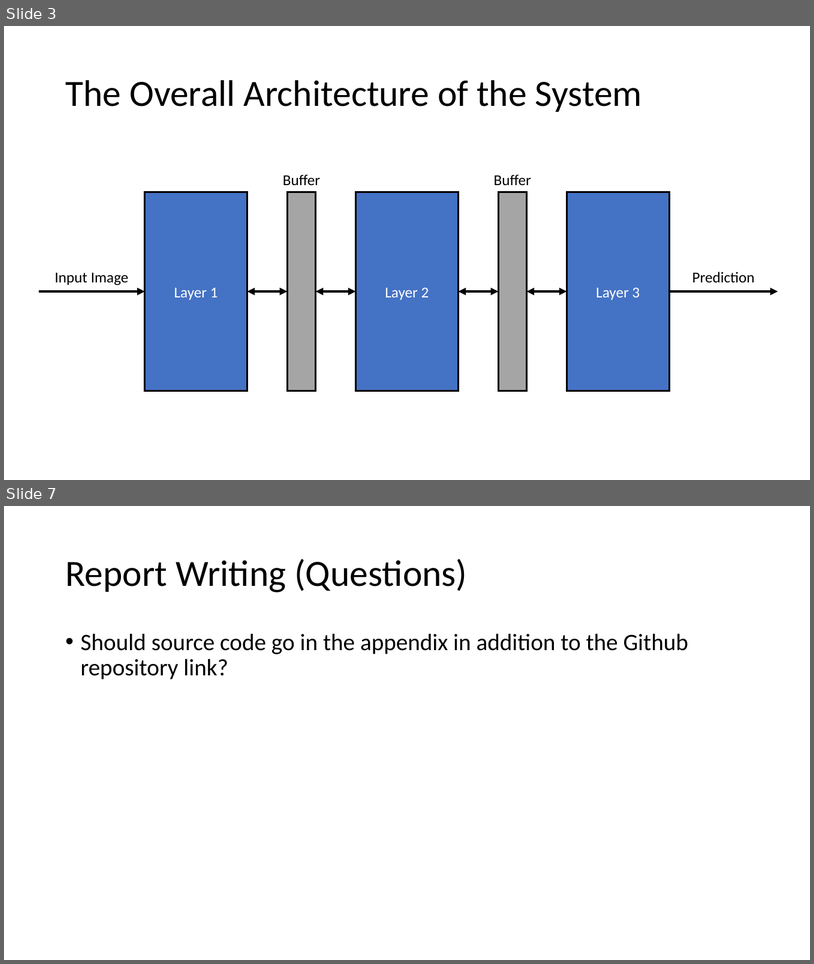
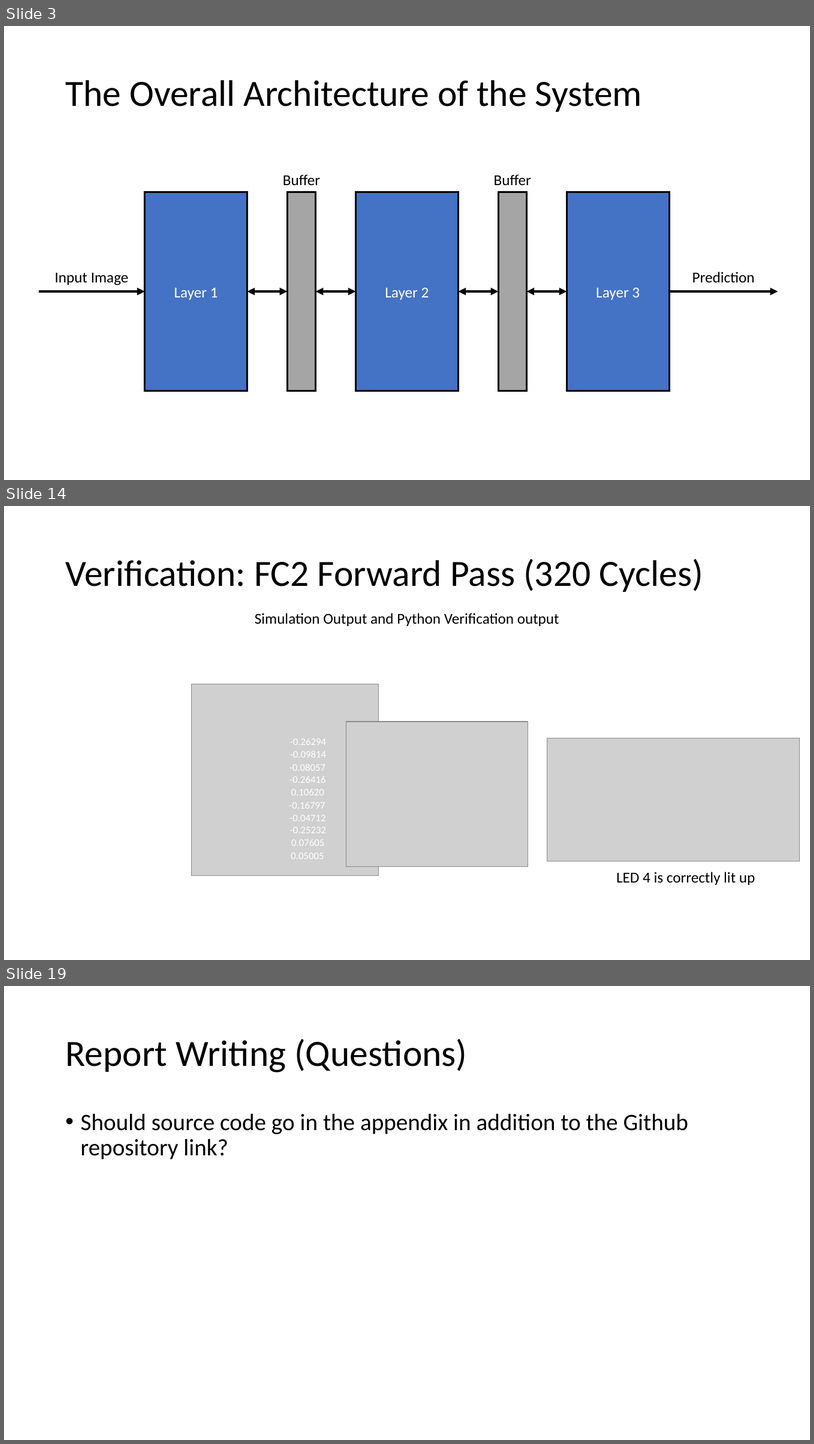
Before and after one commit to erikgroving/NeuralNetworkHardwareAccelerator, a slide deck: WeeklyPresentations/update10_05_26.pptx. Shown one above the other, each under a label of ours: slides 3 and 7 before the commit, slides 3, 14 and 19 after it; the slides between them are not shown. The pictures are 814x964 and 814x1444 pixels, drawn with LibreOffice and Linux fonts; fonts in the diff are those of the drawing; grey boxes stand for pictures. Boxes give left, top, right and bottom in pixels: in the first picture for what was removed or moved away, otherwise in the second. Text is boxed around its words. In the diff, an @@ line names an element or a change of style, - is before the commit and + after.

```diff
--- a/WeeklyPresentations/update10_05_26.pptx
+++ b/WeeklyPresentations/update10_05_26.pptx
@@ slide 14 added at bbox=[4, 506, 810, 960], background #FFFFFF @@
@@ title added at bbox=[65, 559, 703, 592], 44 pt, text #000000 @@
+Verification: FC2 Forward Pass (320 Cycles)
@@ text added at bbox=[255, 613, 560, 626], 18 pt, text #000000 @@
+Simulation Output and Python Verification output
@@ picture added at bbox=[192, 684, 379, 876] @@
@@ picture added at bbox=[347, 721, 528, 867] @@
@@ text added at bbox=[290, 738, 326, 745], 12 pt, text #FFFFFF @@
+-0.26294
@@ picture added at bbox=[548, 738, 801, 861] @@
@@ text added at bbox=[290, 751, 326, 757], 12 pt, text #FFFFFF @@
+-0.09814
@@ text added at bbox=[290, 764, 326, 771], 12 pt, text #FFFFFF @@
+-0.08057
@@ text added at bbox=[290, 776, 326, 783], 12 pt, text #FFFFFF @@
+-0.26416
@@ text added at bbox=[291, 789, 324, 795], 12 pt, text #FFFFFF @@
+0.10620
@@ text added at bbox=[289, 802, 325, 808], 12 pt, text #FFFFFF @@
+-0.16797
@@ text added at bbox=[290, 815, 326, 821], 12 pt, text #FFFFFF @@
+-0.04712
@@ text added at bbox=[290, 827, 326, 833], 12 pt, text #FFFFFF @@
+-0.25232
@@ text added at bbox=[291, 839, 324, 846], 12 pt, text #FFFFFF @@
+0.07605
@@ text added at bbox=[291, 853, 324, 859], 12 pt, text #FFFFFF @@
+0.05005
@@ text added at bbox=[617, 871, 755, 885], 18 pt, text #000000 @@
+LED 4 is correctly lit up
@@ what was slide 7 is now slide 19 @@
```
Also in this commit, not shown: 3 slides changed, 12 other slides added, 1 slide removed, 4 other files.
